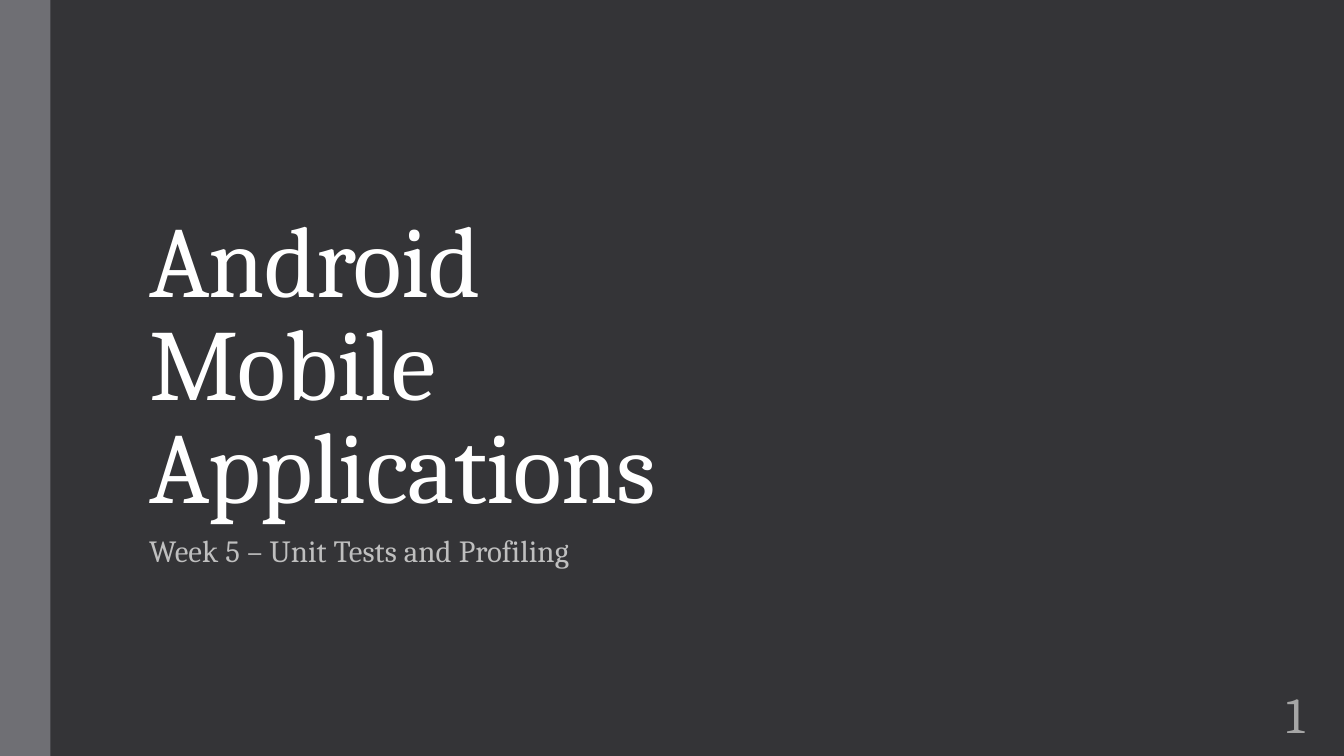
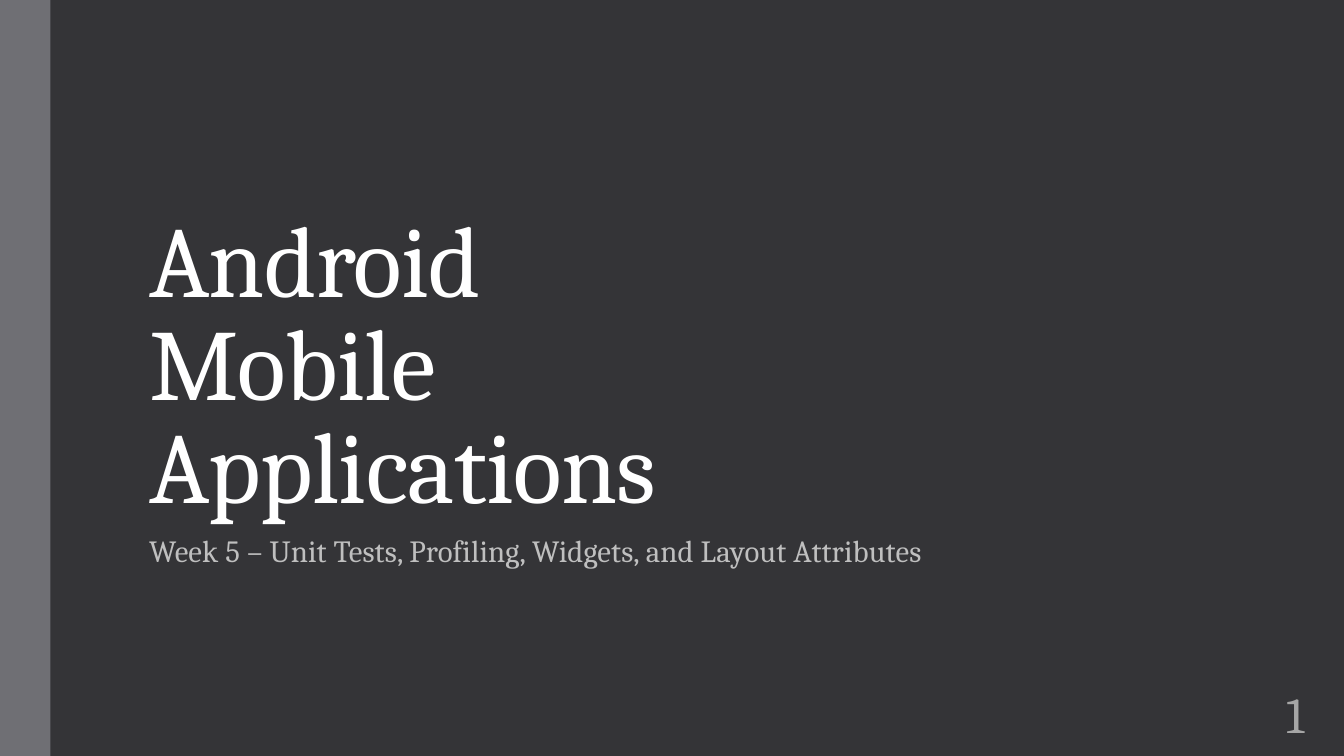
Before and after one commit to zarthur/CSCC-Android-Mobile-Applications-Notes, a slide deck: slide 1 of week_05/week_05.pptx. Drawn at 1344x756 pixels with LibreOffice and Linux fonts; fonts in the diff are those of the drawing. Boxes give left, top, right and bottom in pixels: in the first picture for what was removed or moved away, otherwise in the second. Text is boxed around its words. In the diff, an @@ line names an element or a change of style, - is before the commit and + after.

```diff
--- a/week_05/week_05.pptx
+++ b/week_05/week_05.pptx
@@ subtitle at [149,540,921,569]: text changed @@
-Week 5 – Unit Tests and Profiling
+Week 5 – Unit Tests, Profiling, Widgets, and Layout Attributes
```
Also in this commit, not shown: 1 other slide changed, 4 slides added, 14 other files.
